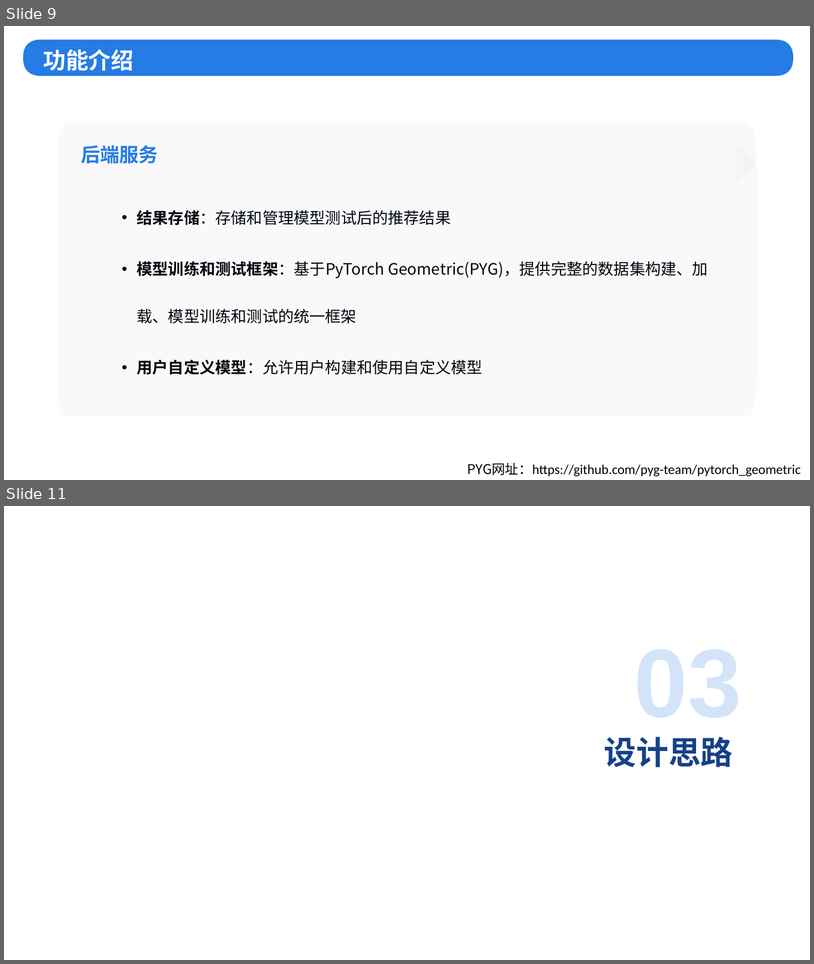
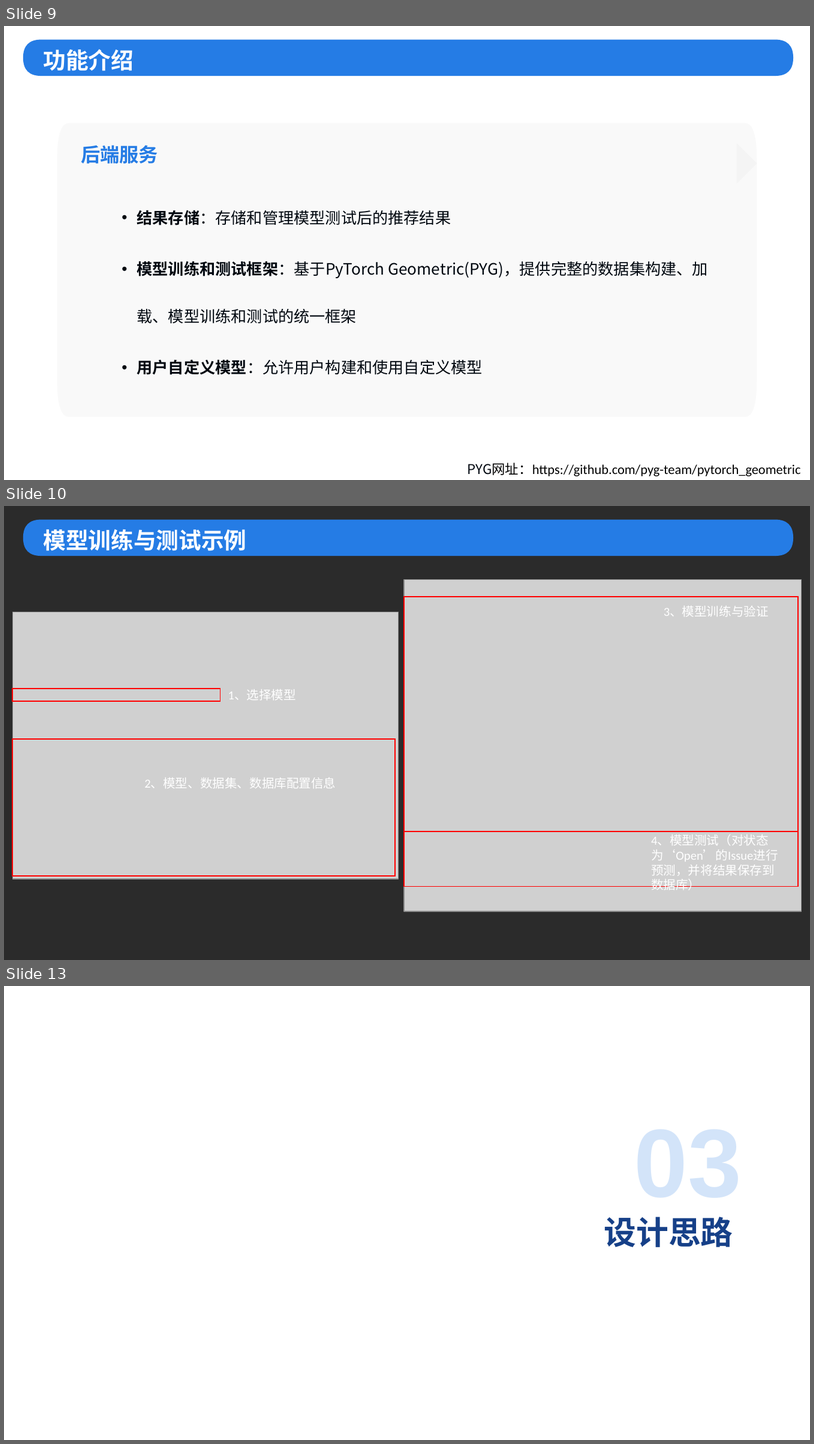
Before and after one commit to zhingoll/Issue-Assigner-BaaS, a slide deck: OpenRank杯初赛-灵配.pptx. Shown one above the other, each under a label of ours: slides 9 and 11 before the commit, slides 9, 10 and 13 after it; the slides between them are not shown. The pictures are 814x964 and 814x1444 pixels, drawn with LibreOffice and Linux fonts; fonts in the diff are those of the drawing; grey boxes stand for pictures; background and template pictures are left out; a plain dark background stands for a picture behind light text. Boxes give left, top, right and bottom in pixels: in the first picture for what was removed or moved away, otherwise in the second. Text is boxed around its words. In the diff, an @@ line names an element or a change of style, - is before the commit and + after.

```diff
--- a/OpenRank杯初赛-灵配.pptx
+++ b/OpenRank杯初赛-灵配.pptx
@@ slide 10 added at (4,506,810,960), background picture (left out) @@
@@ freeform shape added at (23,520,794,556), fill #257CE5 @@
@@ text added at (43,529,246,551), 20.2 pt, text #FFFFFF, bold @@
+模型训练与测试示例
@@ picture added at (404,579,801,911) @@
@@ picture added at (13,612,399,879) @@
@@ rectangle added at (404,597,798,831), outline #FF0000 1 pt @@
@@ text added at (664,606,769,616), 11 pt, text #FFFFFF @@
+3、模型训练与验证
@@ rectangle added at (13,688,221,701), outline #FF0000 1 pt @@
@@ text added at (228,689,296,700), 11 pt, text #FFFFFF @@
+1、选择模型
@@ rectangle added at (13,739,396,876), outline #FF0000 1 pt @@
@@ text added at (144,777,336,788), 11 pt, text #FFFFFF @@
+2、模型、数据集、数据库配置信息
@@ rectangle added at (404,832,798,886), outline #FF0000 1 pt @@
@@ text added at (651,834,778,889), 11 pt, text #FFFFFF @@
+4、模型测试（对状态为‘Open’的Issue进行预测，并将结果保存到数据库）
@@ what was slide 11 is now slide 13 @@
```
Also in this commit, not shown: 4 slides changed, 2 other slides added.
